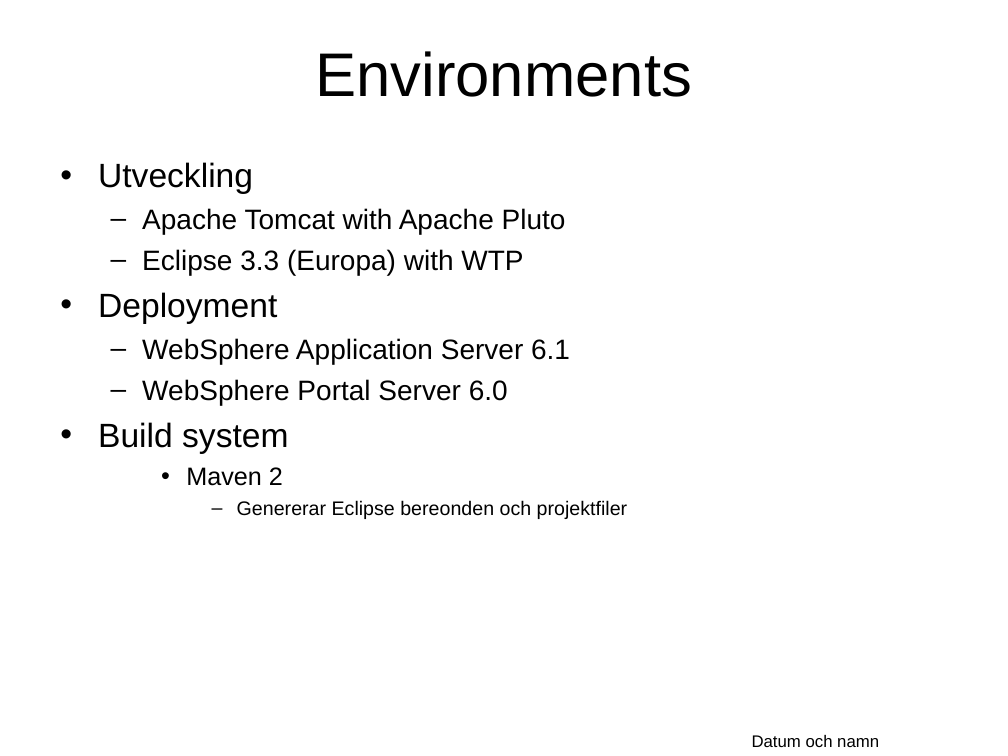
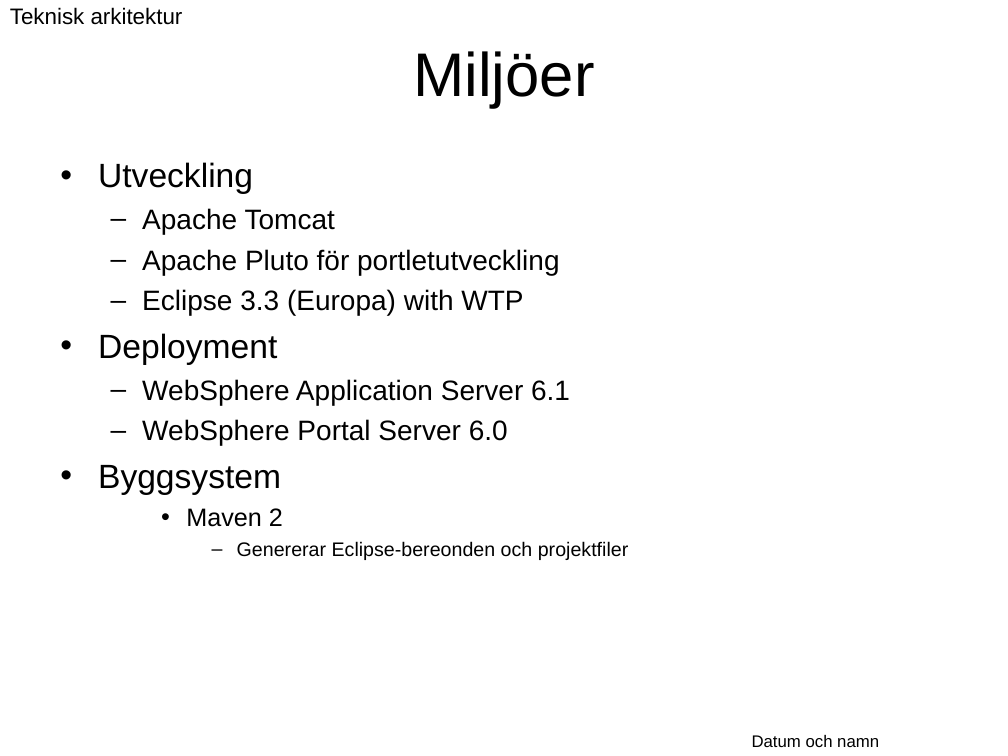
Before and after one commit to Vastra-Gotalandsregionen/oppna-program-hsatools, a slide deck: slide 50 of reference-architecture/Introduktion/Referensarkitektur_oversikt.ppt. Drawn at 1008x756 pixels with LibreOffice and Linux fonts; fonts in the diff are those of the drawing; background and template pictures are left out. Boxes give left, top, right and bottom in pixels: in the first picture for what was removed or moved away, otherwise in the second. Text is boxed around its words. In the diff, an @@ line names an element or a change of style, - is before the commit and + after.

```diff
--- a/reference-architecture/Introduktion/Referensarkitektur_oversikt.ppt
+++ b/reference-architecture/Introduktion/Referensarkitektur_oversikt.ppt
@@ text added at [10, 7, 183, 25], 16 pt, text #000000 @@
+Teknisk arkitektur
@@ title at [413, 51, 594, 108]: text changed @@
-Environments
+Miljöer
@@ text at [142, 208, 559, 275]: text changed @@
-  – Apache Tomcat with Apache Pluto
+  – Apache Tomcat
+  – Apache Pluto för portletutveckling
@@ text at [98, 465, 281, 495]: text changed @@
-• Build system
+• Byggsystem
@@ text at [237, 541, 628, 560]: text changed @@
-      – Genererar Eclipse bereonden och projektfiler
+      – Genererar Eclipse-bereonden och projektfiler
```
Also in this commit, not shown: 21 other slides changed.
